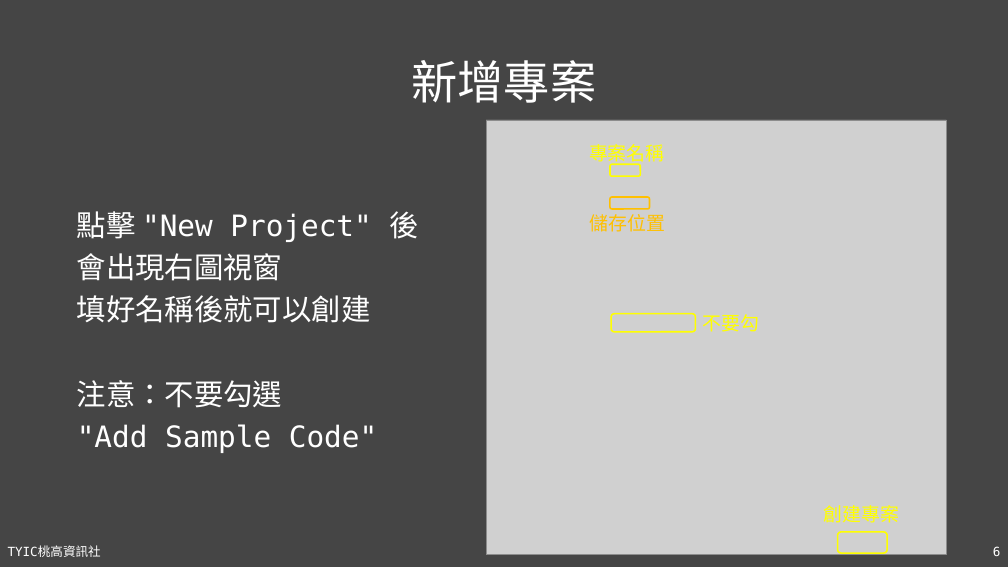
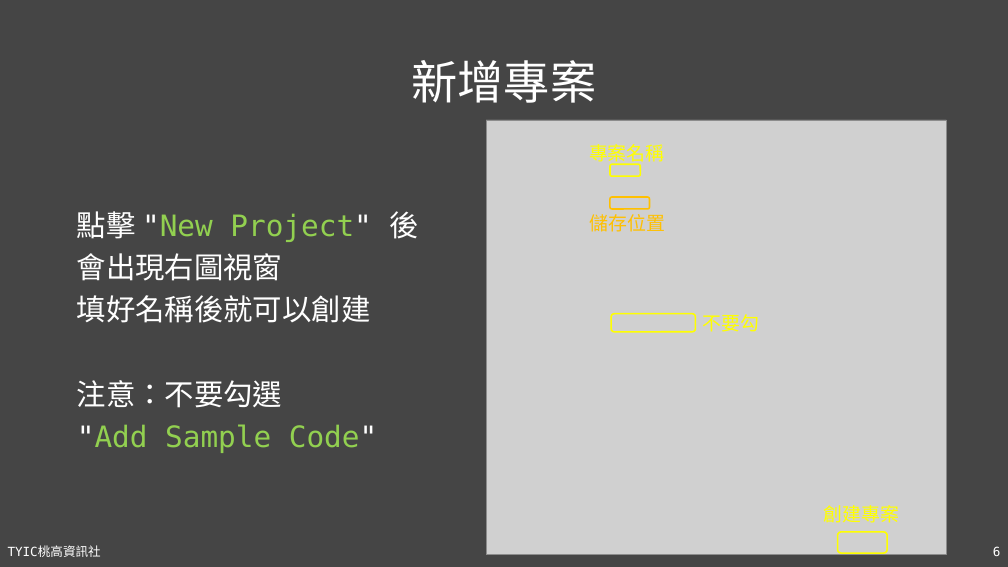
Before and after one commit to TYSHIC/slides, a slide deck: slide 6 of powerpoint/05_IntelliJ IDEA.pptx. Drawn at 1008x567 pixels with LibreOffice and Linux fonts; fonts in the diff are those of the drawing; grey boxes stand for pictures. Boxes give left, top, right and bottom in pixels: in the first picture for what was removed or moved away, otherwise in the second. Text is boxed around its words. In the diff, an @@ line names an element or a change of style, - is before the commit and + after.

```diff
--- a/powerpoint/05_IntelliJ IDEA.pptx
+++ b/powerpoint/05_IntelliJ IDEA.pptx
@@ text at (77, 211, 419, 453): text colour #FFFFFF to #92D050 in ""New Project"", ""Add Sample Code"" @@
```
Also in this commit, not shown: 1 other slide changed, 9 other files.
